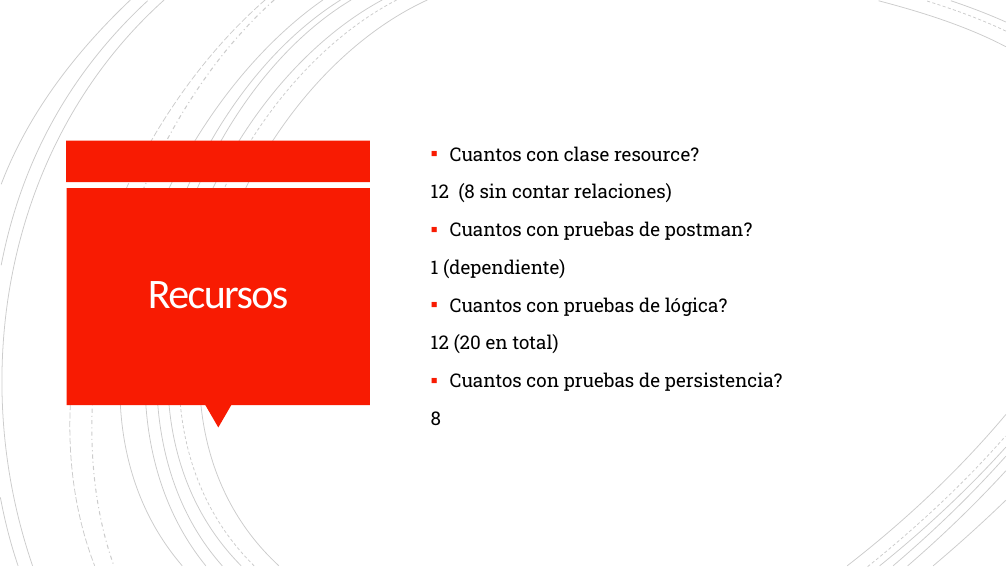
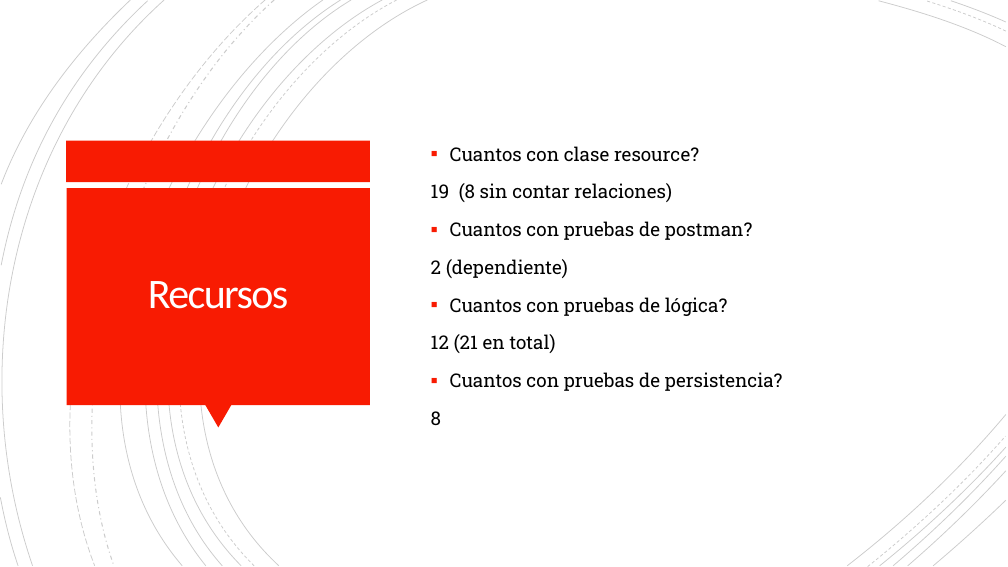
Before and after one commit to Uniandes-ISIS2603-backup/s3_BiciTours_201920, a slide deck: slide 2 of Reflexión Final.pptx. Drawn at 1008x567 pixels with LibreOffice and Linux fonts; fonts in the diff are those of the drawing. Boxes give left, top, right and bottom in pixels: in the first picture for what was removed or moved away, otherwise in the second. Text is boxed around its words. In the diff, an @@ line names an element or a change of style, - is before the commit and + after.

```diff
--- a/Reflexión Final.pptx
+++ b/Reflexión Final.pptx
@@ text at (x1=431, y1=183, x2=672, y2=202): text changed @@
-12 (8 sin contar relaciones)
+19 (8 sin contar relaciones)
@@ text at (x1=431, y1=259, x2=568, y2=278): text changed @@
-1 (dependiente)
+2 (dependiente)
@@ text at (x1=431, y1=334, x2=556, y2=353): text changed @@
-12 (20 en total)
+12 (21 en total)
```
Also in this commit, not shown: 1 other slide changed, 1 slide added, 2 other files.
